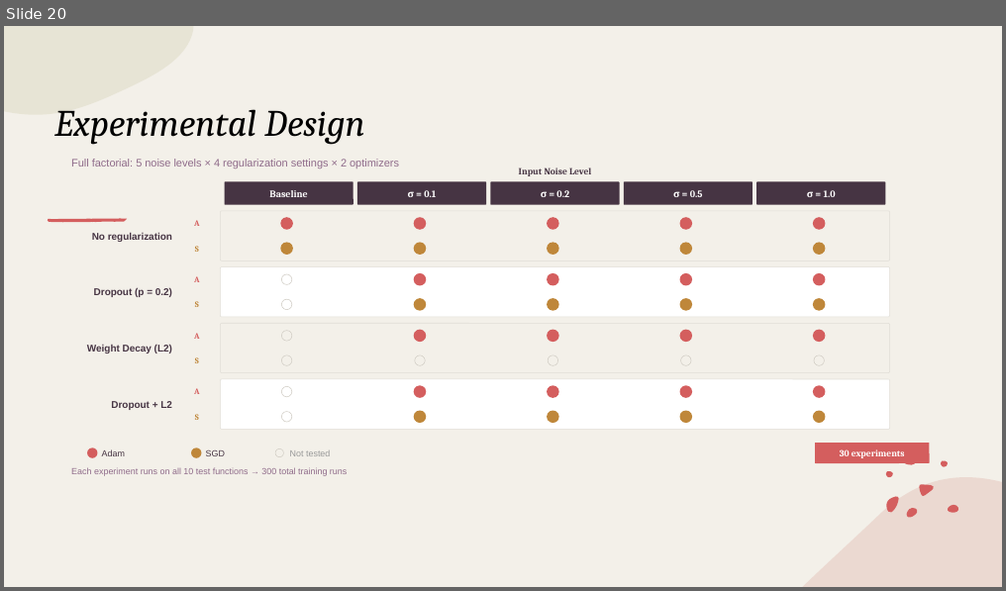
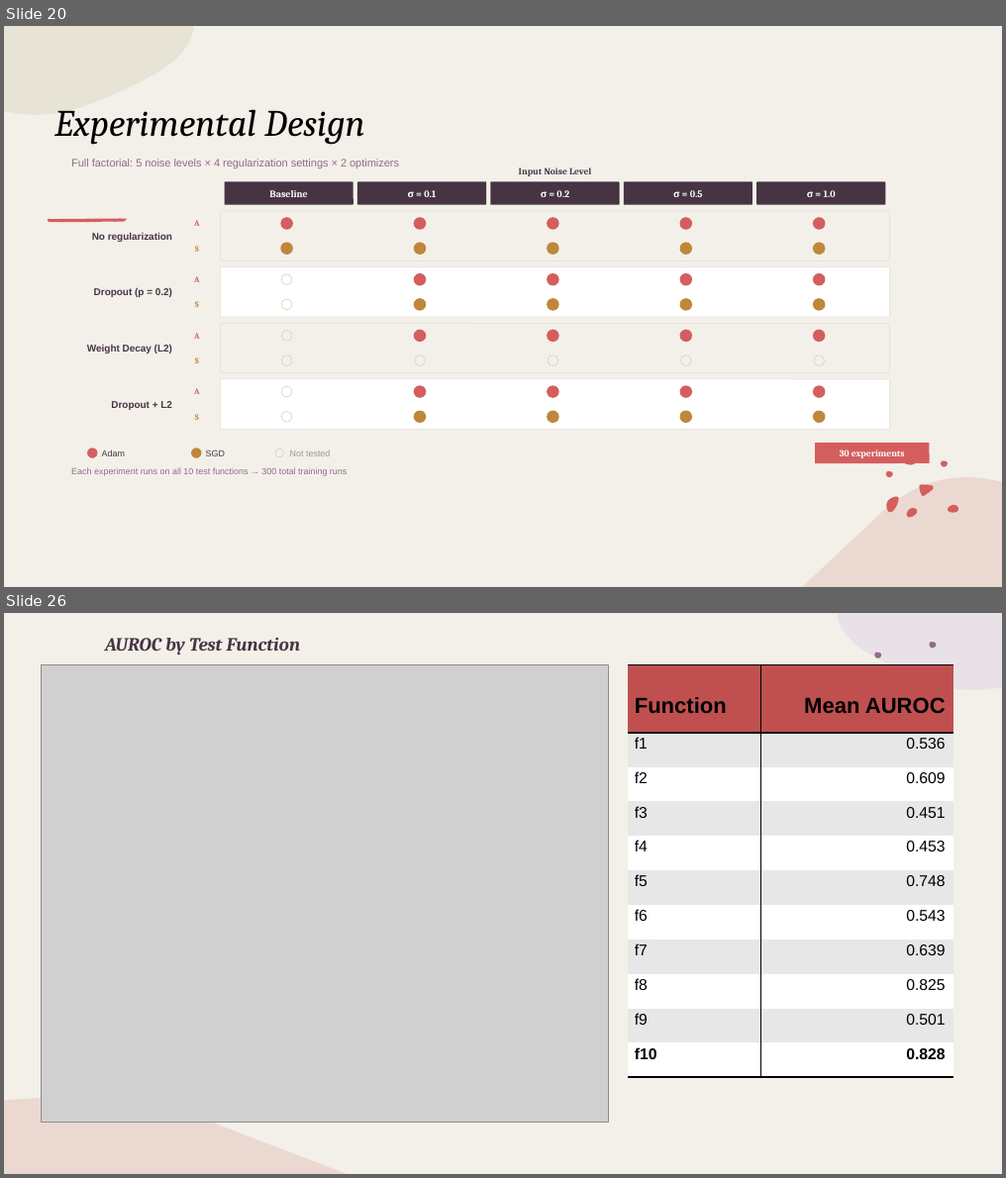
Before and after one commit to EdouarddDw/MLP-Interaction-Detection, a slide deck: mid term prezsention.pptx. Shown one above the other, each under a label of ours: slide 20 before the commit, slides 20 and 26 after it; the slides between them are not shown. The pictures are 1006x591 and 1006x1178 pixels, drawn with LibreOffice and Linux fonts; fonts in the diff are those of the drawing; grey boxes stand for pictures. Boxes give left, top, right and bottom in pixels: in the first picture for what was removed or moved away, otherwise in the second. Text is boxed around its words. In the diff, an @@ line names an element or a change of style, - is before the commit and + after.

```diff
--- a/mid term prezsention.pptx
+++ b/mid term prezsention.pptx
@@ slide 26 added at bbox=[4, 613, 1002, 1174], background #F3F0E9; not listed: 2 template elements that a slide beside it also shows @@
@@ freeform shape added at bbox=[4, 613, 193, 702], fill #DCD9C3 at 50% opacity @@
@@ rectangle added at bbox=[4, 613, 1002, 1174], fill #F3F0E9 @@
@@ title added at bbox=[105, 638, 301, 655], 18 pt, text #463443, bold, italic @@
+AUROC by Test Function
@@ freeform shape added at bbox=[838, 613, 1002, 690], fill #E9E1E8 @@
@@ picture added at bbox=[42, 664, 608, 1122] @@
@@ table added at bbox=[628, 664, 954, 1084], 11 rows, 2 columns @@
+Function | Mean AUROC
+f1 | 0.536
+f2 | 0.609
+f3 | 0.451
+f4 | 0.453
+f5 | 0.748
+f6 | 0.543
+f7 | 0.639
+f8 | 0.825
+f9 | 0.501
+f10 | 0.828
@@ group added at bbox=[874, 642, 947, 698]: 5 freeform shapes @@
@@ freeform shape added at bbox=[803, 1064, 1002, 1174], fill #E5C4BA at 50% opacity @@
@@ freeform shape added at bbox=[4, 1097, 347, 1174], fill #E5C4BA at 50% opacity @@
```
Also in this commit, not shown: 6 slides changed, 11 other slides added, 7 slides removed, 3 other files.
